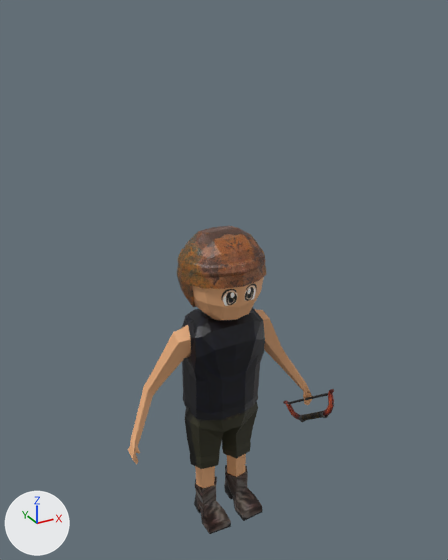
A saved change to the Blender file Map/Assets/Models/Sumerians/Summerian_warrior/summerian_archer.blend.
Before and after are seen from a camera (50 mm lens) standing at (-1.62, -2.88, 2.1) and looking at (0.01, 0.08, 0.61). The lights are fixed; the arrows at lower left show +X, +Y and +Z.

Before the edit, the objects in view are built like this:
```python
me_cube = bpy.data.meshes.new('Cube')
me_cube.from_pydata(...)  # 3721 vertices, 3718 faces; spans x -4.7..4.7, y -2.55..1.79, z -7.65..6.72
me_cube.materials.append(mat_sumerio_archer_textures_jpg)  # picture img_sumerio_archer_textures_jpg
ob_sumerio = bpy.data.objects.new('sumerio', me_cube)
ob_sumerio.location = (-0.016, 0.065, 0.0)
ob_sumerio.scale = (0.14, 0.14, 0.14)
```
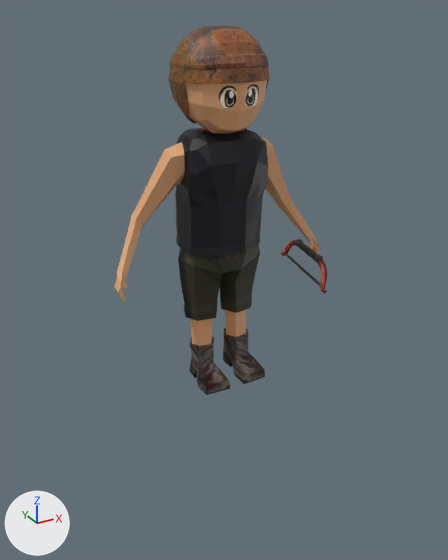
The edits, one by one:
me_cube has 3721 vertices, 3718 faces and spans x -4.7..4.7, y -2.55..1.79, z -7.65..6.72.
me_cube is used by ob_sumerio; location (-0.016, 0.065, 0.0); scale (0.14, 0.14, 0.14).
me_cube part 1: the loose piece of 150 vertices spanning x -1.84..1.84, y -1.14..1.21, z -4.66..-1.38 is moved by (0.01, 0.16, 7.66).
me_cube part 2: the loose piece of 183 vertices spanning x -1.75..1.75, y -1.35..1.25, z -1.61..3.07 is moved by (0.01, 0.16, 7.66).
me_cube part 3: the loose piece of 524 vertices spanning x -1.88..1.88, y -1.93..1.79, z 3.24..6.72 is moved by (0.01, 0.16, 7.66).
me_cube part 4: the loose piece of 96 vertices spanning x 4.41..4.53, y -2.28..1.03, z -3.87..-1.26 is multiplied about its middle by the matrix ((0.938, -0.334, -0.095), (-0.198, -0.739, 0.644), (-0.285, -0.585, -0.759)), then moved by (-0.48, 0.33, 6.83).
me_cube part 5: the loose piece of 2274 vertices spanning x 4.29..4.65, y -2.55..1.32, z -4.25..-0.99 is multiplied about its middle by the matrix ((0.938, -0.334, -0.095), (-0.198, -0.739, 0.644), (-0.285, -0.585, -0.759)), then moved by (-0.48, 0.27, 6.92).
me_cube part 6: the loose piece of 494 vertices spanning x -4.7..4.7, y -1.77..1.37, z -7.65..6.62 is moved by (0.01, 0.16, 7.66).

What differs and where, as boxes (x1, y1, x2, y2) in the pictures (448 x 560 px; the box of a moved part takes in the faces that stretch with it):
'sumerio', reshaped (20% taller): before (128, 226, 334, 534); after (114, 26, 327, 395)
part 1 of me_cube, moved or reshaped: before (185, 401, 258, 469); after (178, 243, 260, 321)
part 2 of me_cube, moved or reshaped: before (182, 307, 265, 420); after (175, 128, 268, 256)
part 3 of me_cube, moved or reshaped: before (177, 226, 267, 307); after (168, 26, 270, 123)
part 4 of me_cube, moved or reshaped: before (288, 393, 328, 404); after (285, 253, 320, 286)
part 5 of me_cube, moved or reshaped: before (283, 389, 334, 422); after (281, 239, 327, 294)
part 6 of me_cube, moved or reshaped: before (128, 277, 312, 534); after (114, 80, 321, 395)
